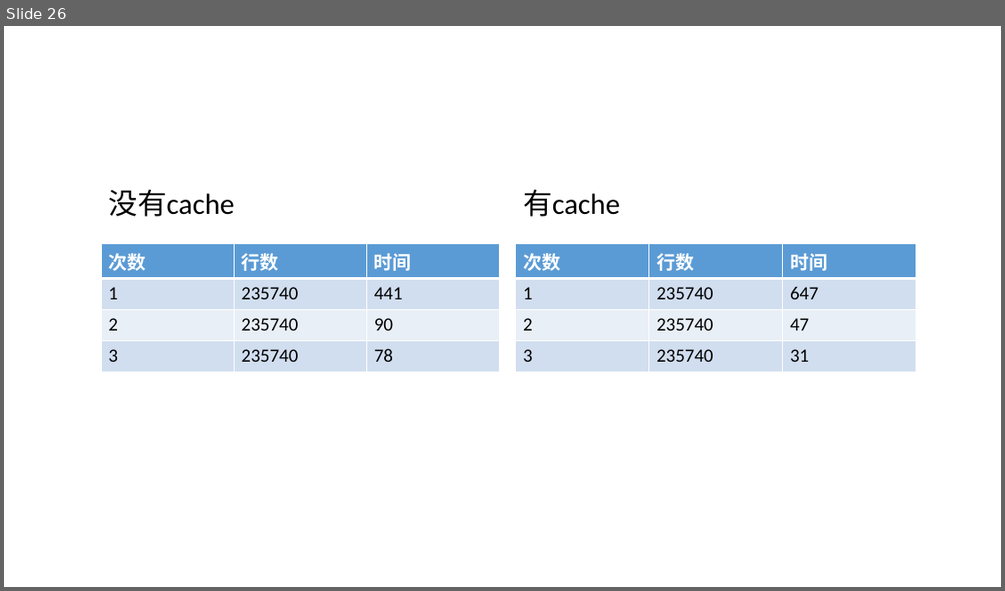
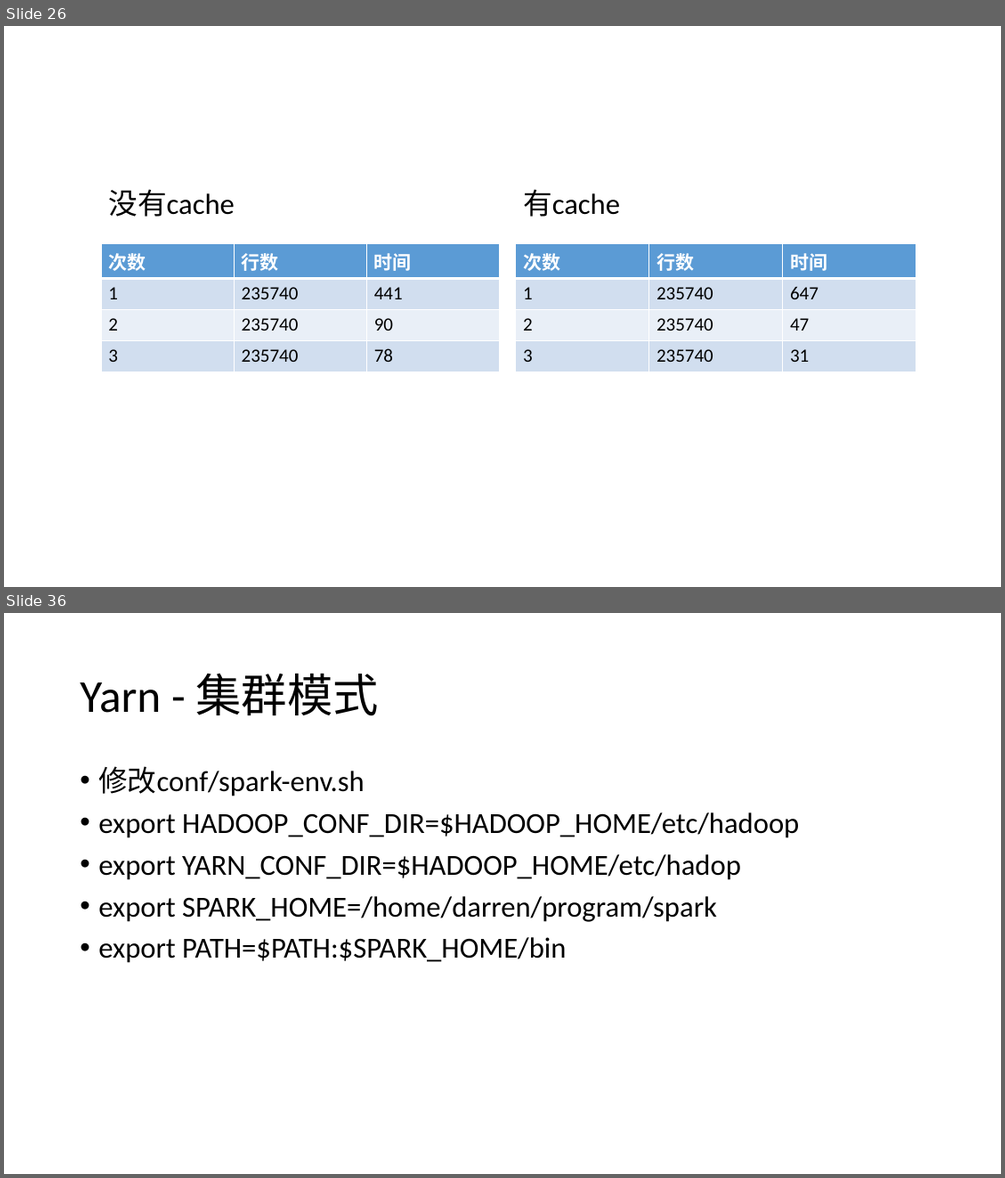
Before and after one commit to zhangpanfeng/darren-spark, a slide deck: doc/Spark.pptx. Shown one above the other, each under a label of ours: slide 26 before the commit, slides 26 and 36 after it; the slides between them are not shown. The pictures are 1005x591 and 1005x1178 pixels, drawn with LibreOffice and Linux fonts; fonts in the diff are those of the drawing. Boxes give left, top, right and bottom in pixels: in the first picture for what was removed or moved away, otherwise in the second. Text is boxed around its words. In the diff, an @@ line names an element or a change of style, - is before the commit and + after.

```diff
--- a/doc/Spark.pptx
+++ b/doc/Spark.pptx
@@ slide 36 added at <box>4,613,1001,1174</box>, background #FFFFFF @@
@@ title added at <box>80,674,379,716</box>, 44 pt, text #000000 @@
+Yarn - 集群模式
@@ text added at <box>98,766,799,963</box>, 28 pt, text #000000 @@
+• 修改conf/spark-env.sh
+• export HADOOP_CONF_DIR=$HADOOP_HOME/etc/hadoop
+• export YARN_CONF_DIR=$HADOOP_HOME/etc/hadop
+• export SPARK_HOME=/home/darren/program/spark
+• export PATH=$PATH:$SPARK_HOME/bin
```
Also in this commit, not shown: 12 other slides added, 2 slides removed, 8 other files.
